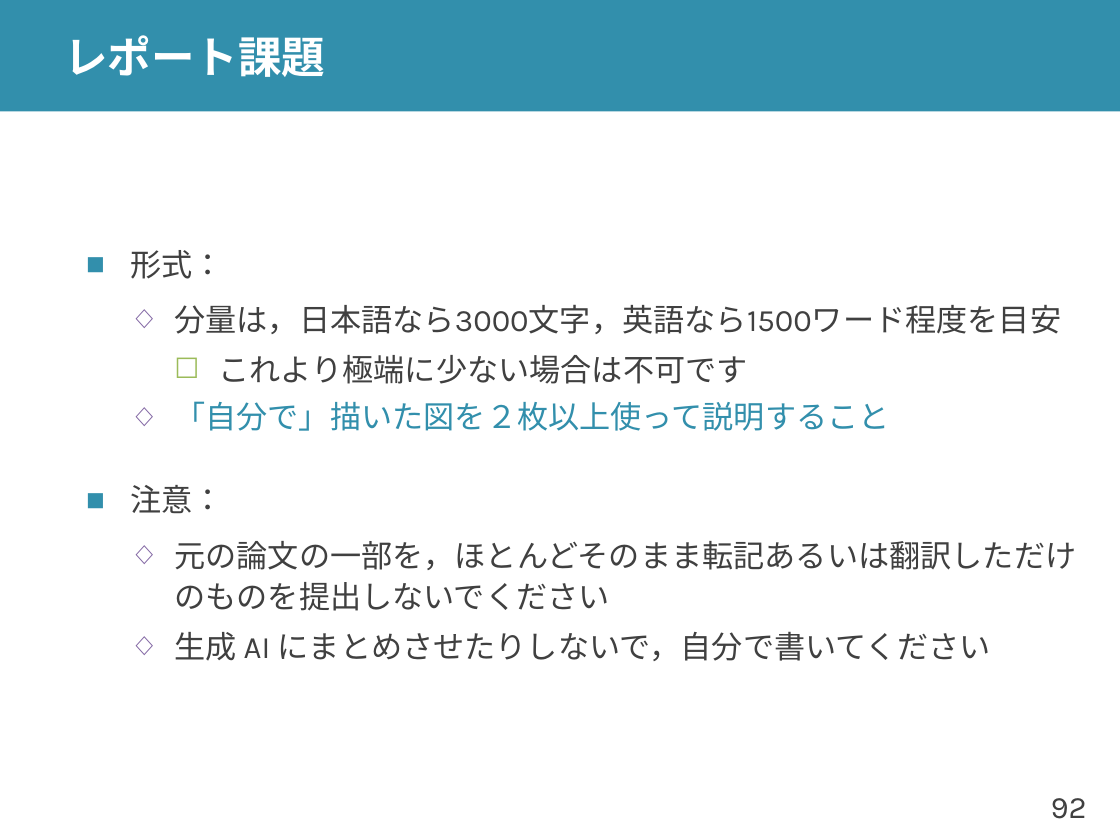
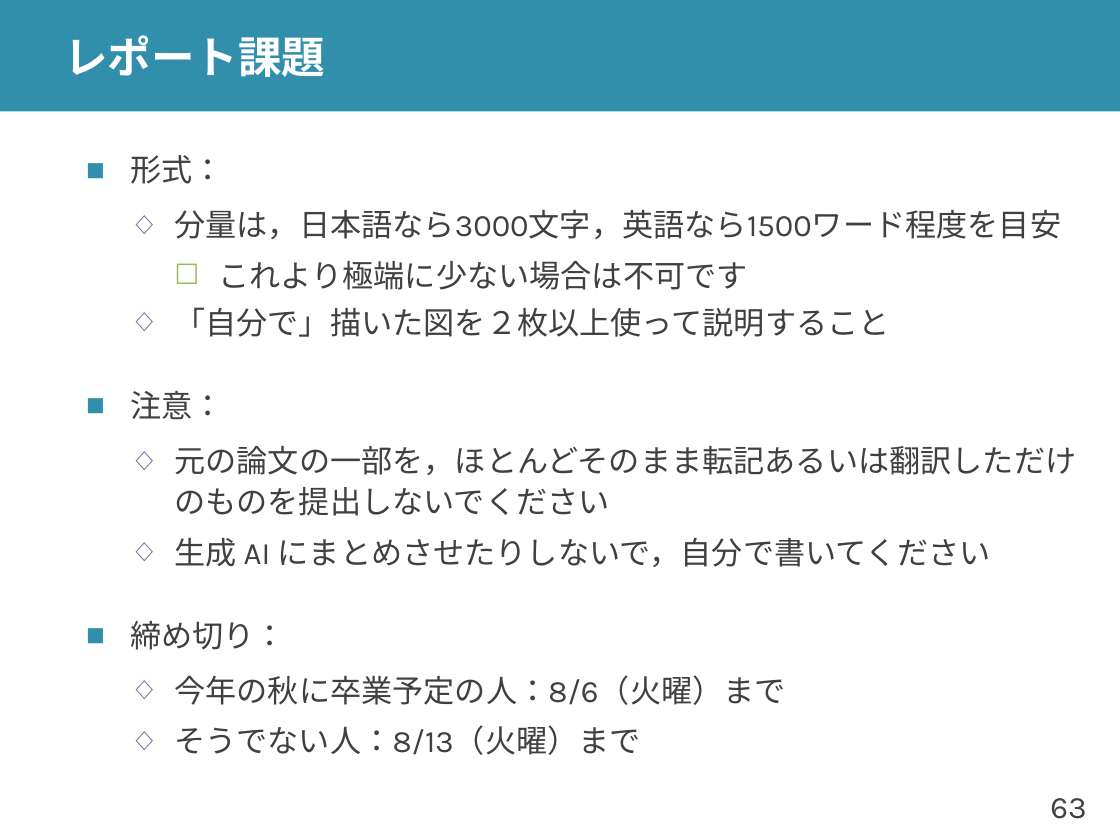
Before and after one commit to shioyadan/advanced-computer-organization, a slide deck: slide 63 of aco-shioya-12.pptx (slide 92 before the commit). Drawn at 1120x840 pixels with LibreOffice and Linux fonts; fonts in the diff are those of the drawing. Boxes give left, top, right and bottom in pixels: in the first picture for what was removed or moved away, otherwise in the second. Text is boxed around its words. In the diff, an @@ line names an element or a change of style, - is before the commit and + after.

```diff
--- a/aco-shioya-12.pptx
+++ b/aco-shioya-12.pptx
@@ text at (174,307,889,337): text colour #328FAC to #404040 in "「自分で」描いた図を２枚以上使って説明すること" @@
@@ text at (130,621,785,755): paragraphs added @@
+■ 締め切り：
+  ◇ 今年の秋に卒業予定の人：8/6（火曜）まで
+  ◇ そうでない人：8/13（火曜）まで
@@ page number at (1050,798,1086,819): text changed @@
-92
+63
```
Also in this commit, not shown: 26 other slides changed, 43 slides added, 74 slides removed, 8 other files.
